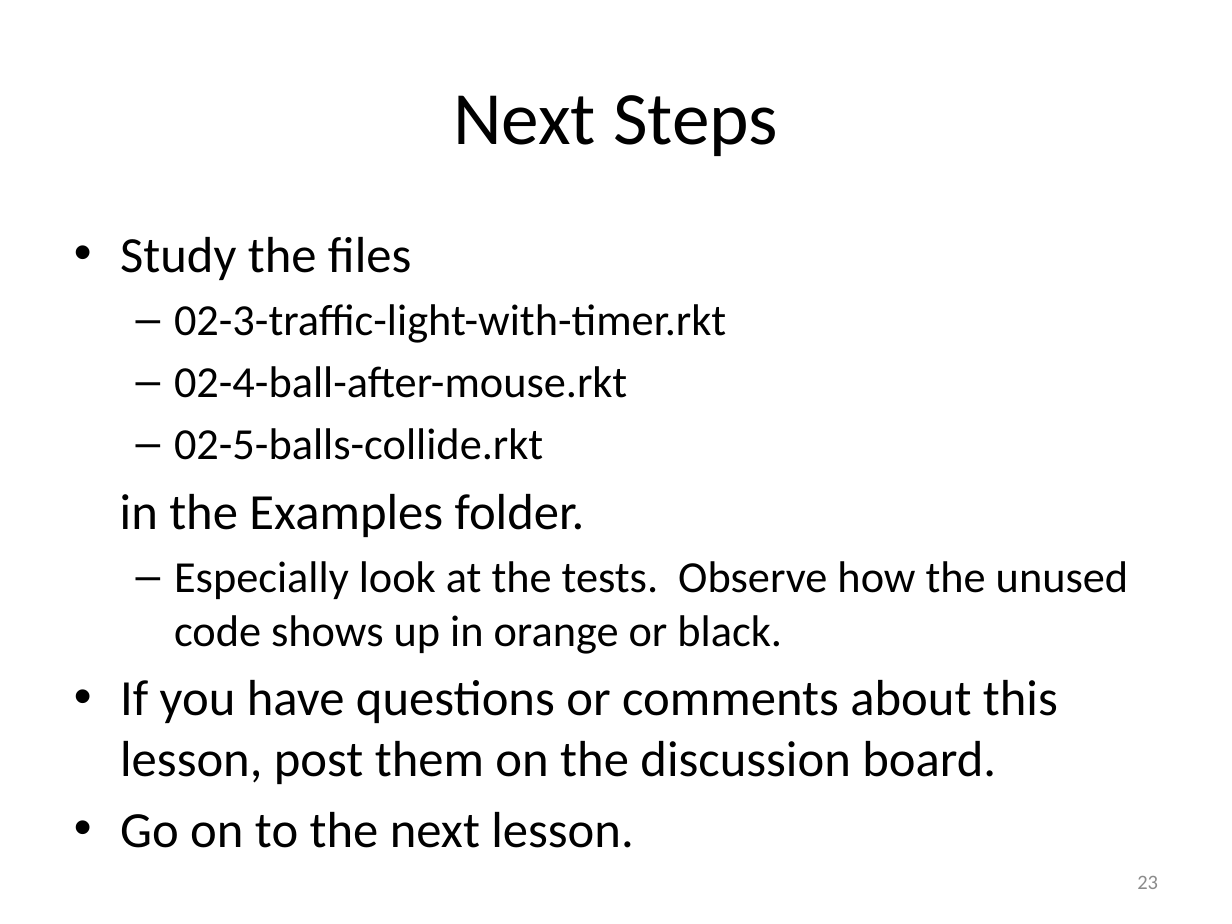
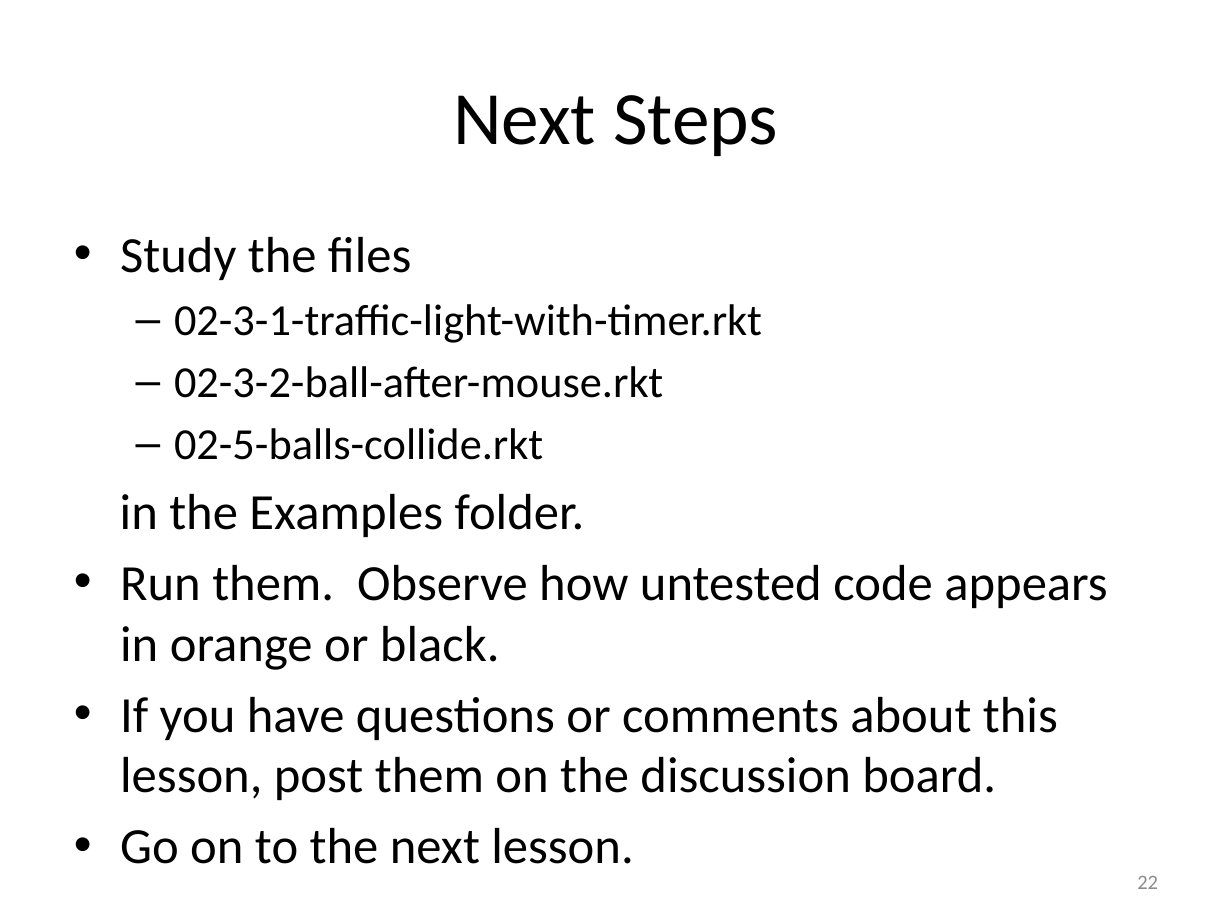
Before and after one commit to mwand/cs5010f17, a slide deck: slide 22 of Slides/Lesson 2.3 Examining More than One Value.pptx (slide 23 before the commit). Drawn at 1232x924 pixels with LibreOffice and Linux fonts; fonts in the diff are those of the drawing. Boxes give left, top, right and bottom in pixels: in the first picture for what was removed or moved away, otherwise in the second. Text is boxed around its words. In the diff, an @@ line names an element or a change of style, - is before the commit and + after.

```diff
--- a/Slides/Lesson 2.3 Examining More than One Value.pptx
+++ b/Slides/Lesson 2.3 Examining More than One Value.pptx
@@ text at box(174, 304, 762, 398): text changed @@
-  – 02-3-traffic-light-with-timer.rkt
-  – 02-4-ball-after-mouse.rkt
+  – 02-3-1-traffic-light-with-timer.rkt
+  – 02-3-2-ball-after-mouse.rkt
@@ text at box(120, 565, 1107, 670): text changed; size 25.9 to 29.6 pt @@
-  – Especially look at the tests. Observe how the unused code shows up in orange or black.
+• Run them. Observe how untested code appears in orange or black.
@@ page number at box(1137, 876, 1158, 889): text changed @@
-23
+22
```
Also in this commit, not shown: 2 other slides changed, 1 slide removed, 7 other files.
